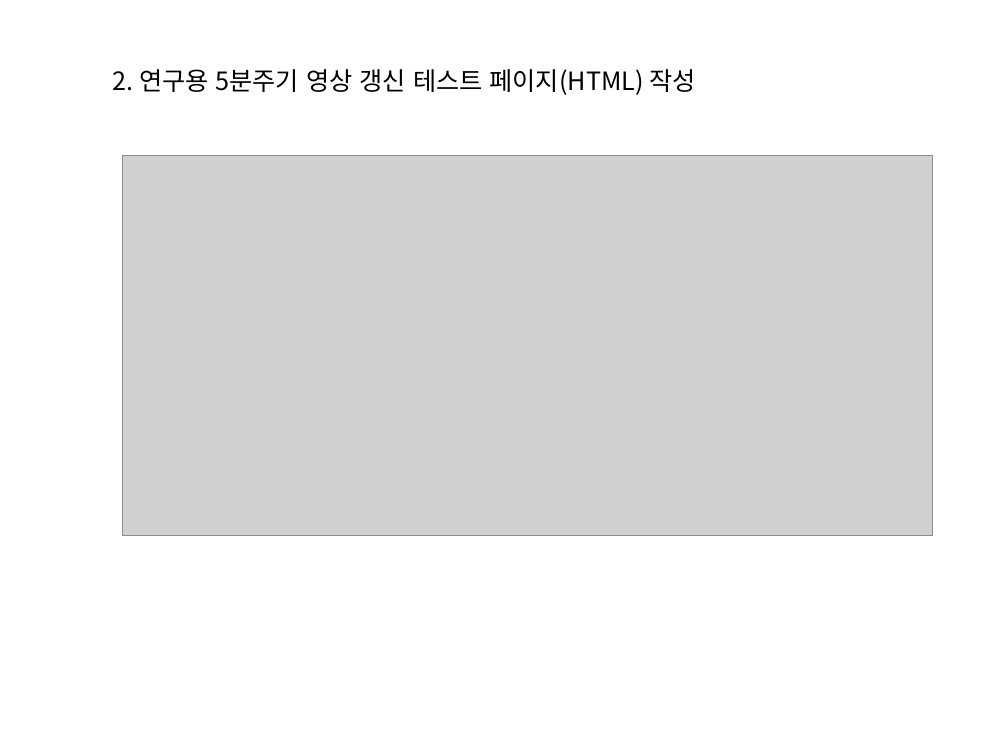
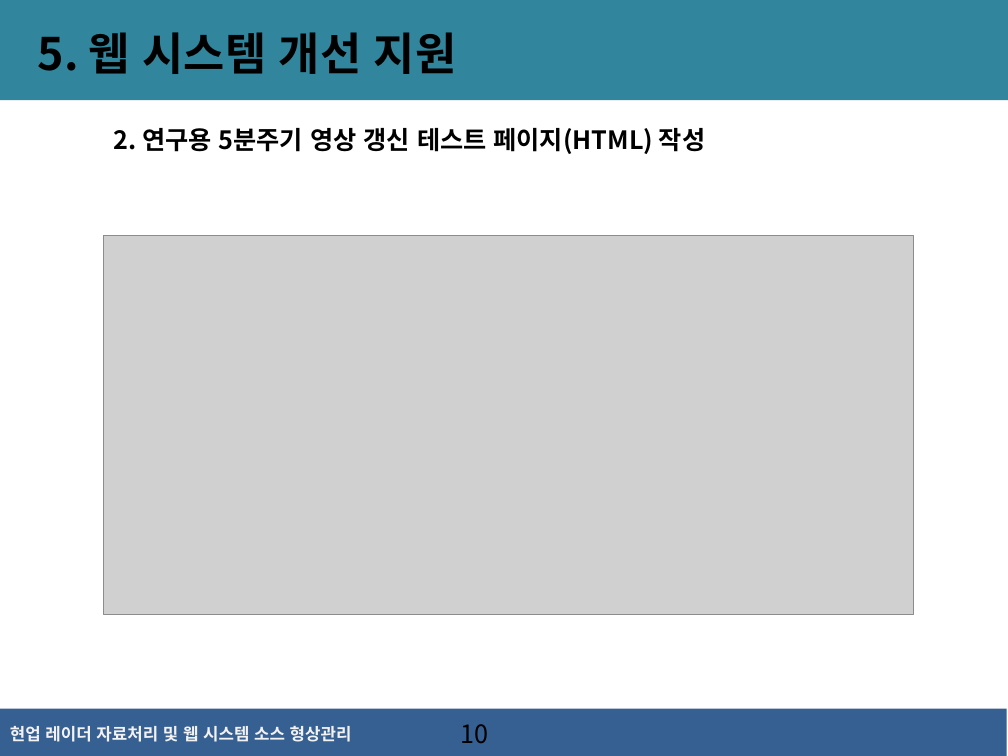
Before and after one commit to kodak00/FirstJava, a slide deck: slide 10 of 현업 레이더자료처리 및 웹시스템 소스 형상관리(김언식).pptx (slide 11 before the commit). Drawn at 1008x756 pixels with LibreOffice and Linux fonts; fonts in the diff are those of the drawing; grey boxes stand for pictures; background and template pictures are left out. Boxes give left, top, right and bottom in pixels: in the first picture for what was removed or moved away, otherwise in the second. Text is boxed around its words. In the diff, an @@ line names an element or a change of style, - is before the commit and + after.

```diff
--- a/현업 레이더자료처리 및 웹시스템 소스 형상관리(김언식).pptx
+++ b/현업 레이더자료처리 및 웹시스템 소스 형상관리(김언식).pptx
@@ rectangle added at [0, 0, 1008, 100], fill #31859C @@
@@ text added at [38, 32, 456, 74], 32 pt, text #000000, bold @@
+5. 웹 시스템 개선 지원
@@ text "2. 연구용 5분주기 영상 갱신 ...": place and size @@
-text "2. 연구용 5분주기 영상 갱신 ..." at [112, 69, 696, 95]
+text "2. 연구용 5분주기 영상 갱신 ..." at [113, 128, 705, 154]
@@ text "2. 연구용 5분주기 영상 갱신 ..." at [113, 128, 705, 154]: bold on @@
@@ picture: place and size @@
-picture at [123, 156, 932, 536]
+picture at [104, 235, 913, 615]
@@ rectangle added at [0, 709, 1007, 756], fill #376092 @@
@@ text added at [10, 726, 352, 742], 12 pt, text #F2F2F2, bold @@
+현업 레이더 자료처리 및 웹 시스템 소스 형상관리
@@ page number added at [460, 724, 488, 743], 18 pt, text #000000 @@
+10
```
Also in this commit, not shown: 9 other slides changed, 6 slides added, 3 slides removed.
